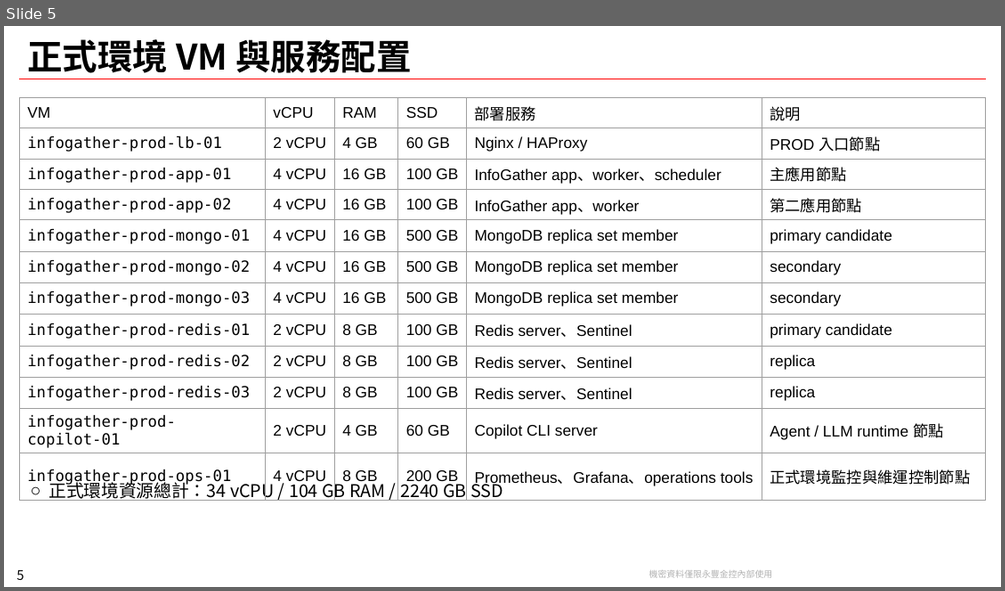
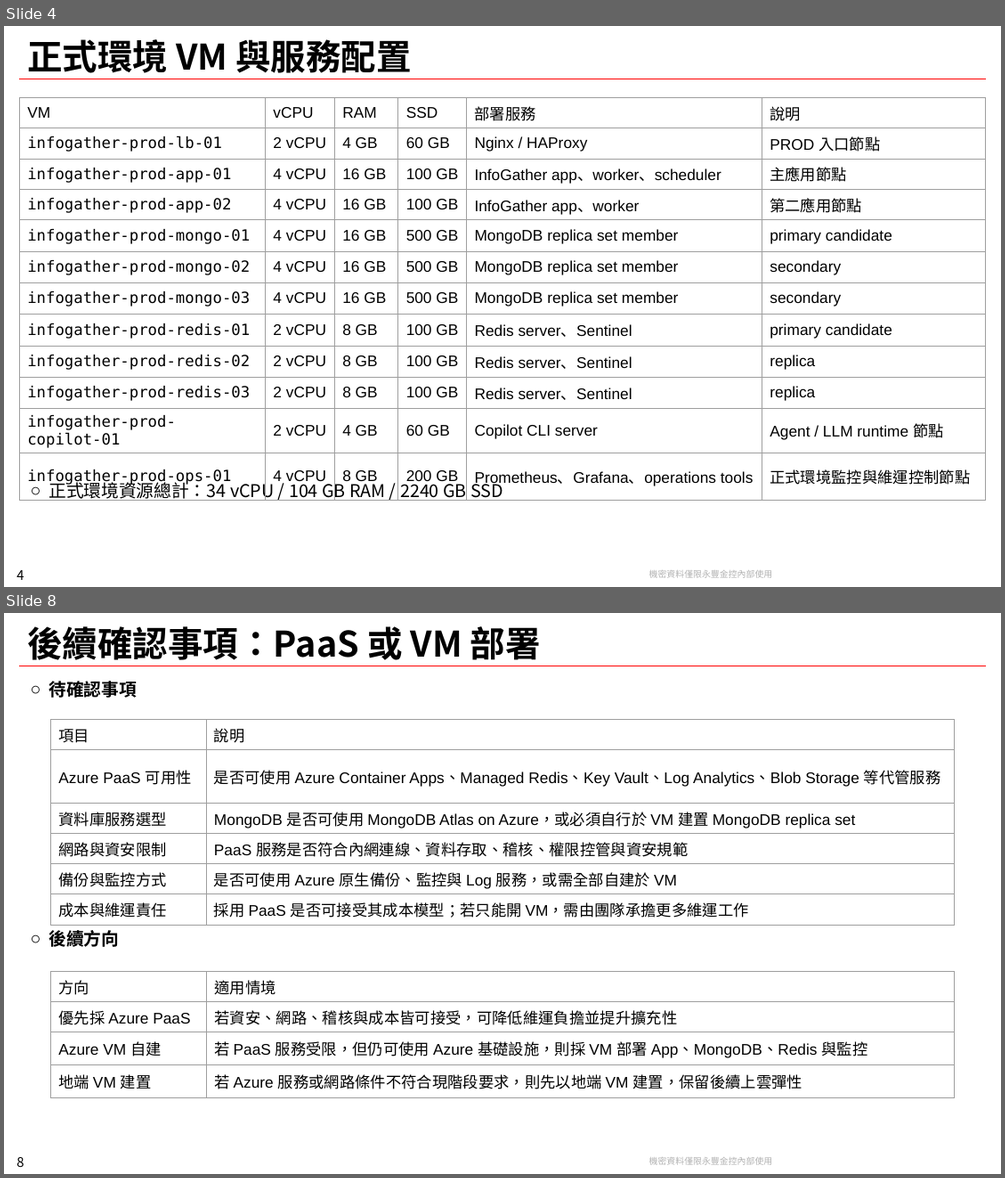
Before and after one commit to chunkai1312/temp, a slide deck: infogather.pptx. Shown one above the other, each under a label of ours: slide 5 before the commit, slides 4 and 8 after it; the slides between them are not shown. The pictures are 1005x591 and 1005x1178 pixels, drawn with LibreOffice and Linux fonts; fonts in the diff are those of the drawing; background and template pictures are left out. Boxes give left, top, right and bottom in pixels: in the first picture for what was removed or moved away, otherwise in the second. Text is boxed around its words. In the diff, an @@ line names an element or a change of style, - is before the commit and + after.

```diff
--- a/infogather.pptx
+++ b/infogather.pptx
@@ slide 8 added at [4, 613, 1001, 1174], background #FFFFFF; not listed: 3 template elements that a slide beside it also shows @@
@@ title added at [27, 626, 541, 660], 32 pt, text #000000, bold @@
+後續確認事項：PaaS 或 VM 部署
@@ text added at [49, 681, 137, 947], 16 pt, text #000000, bold @@
+○ 待確認事項
+○ 後續方向
@@ table added at [50, 720, 954, 921], 6 rows, 2 columns @@
+項目 | 說明
+Azure PaaS 可用性 | 是否可使用 Azure Container Apps、Managed Redis、Key Vault、Log Analytics、Blob Storage 等代管服務
+資料庫服務選型 | MongoDB 是否可使用 MongoDB Atlas on Azure，或必須自行於 VM 建置 MongoDB replica set
+網路與資安限制 | PaaS 服務是否符合內網連線、資料存取、稽核、權限控管與資安規範
+備份與監控方式 | 是否可使用 Azure 原生備份、監控與 Log 服務，或需全部自建於 VM
+成本與維運責任 | 採用 PaaS 是否可接受其成本模型；若只能開 VM，需由團隊承擔更多維運工作
@@ table added at [50, 972, 955, 1093], 4 rows, 2 columns @@
+方向 | 適用情境
+優先採 Azure PaaS | 若資安、網路、稽核與成本皆可接受，可降低維運負擔並提升擴充性
+Azure VM 自建 | 若 PaaS 服務受限，但仍可使用 Azure 基礎設施，則採 VM 部署 App、MongoDB、Redis 與監控
+地端 VM 建置 | 若 Azure 服務或網路條件不符合現階段要求，則先以地端 VM 建置，保留後續上雲彈性
@@ what was slide 5 is now slide 4 @@
@@ page number at [16, 570, 24, 580]: text changed @@
-5
+4
```
Also in this commit, not shown: 3 slides changed, 2 other slides added, 5 slides removed.
